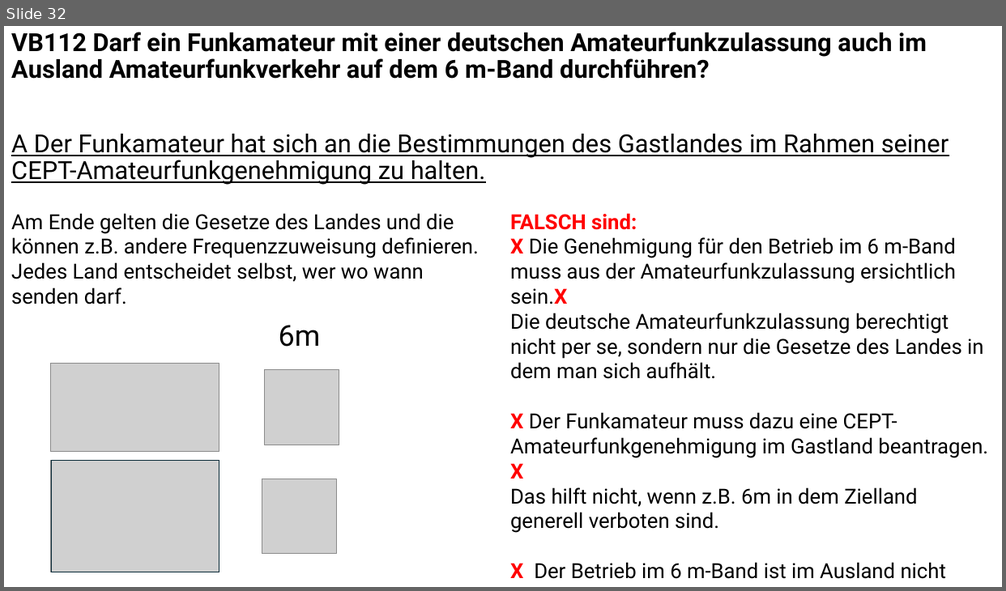
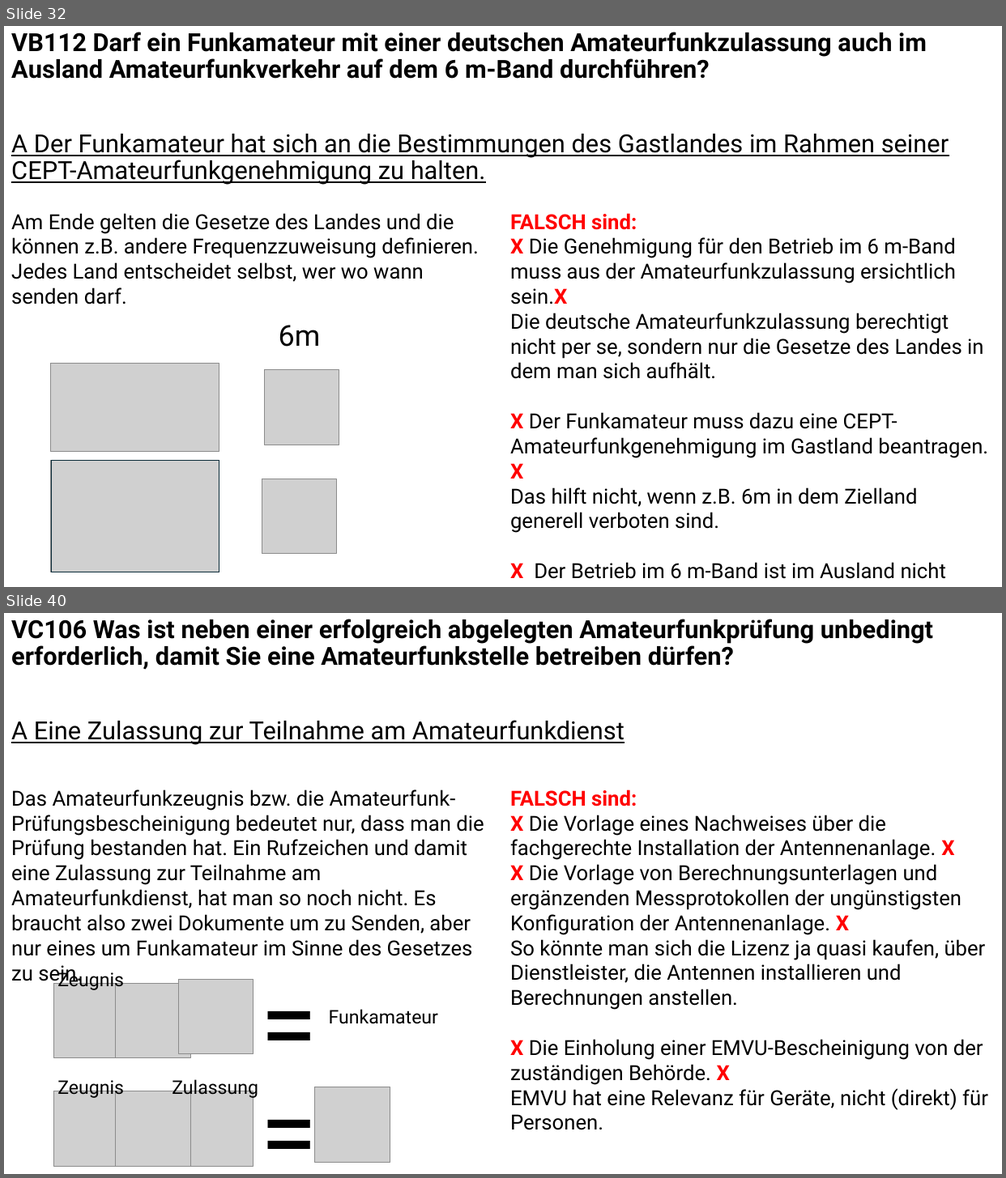
Before and after one commit to Nothinel/Lichtblicke_Amateurfunk, a slide deck: Kenntnisse_von_Vorschriften/Lichtblicke_Kenntnisse_von_Vorschriften.pptx. Shown one above the other, each under a label of ours: slide 32 before the commit, slides 32 and 40 after it; the slides between them are not shown. The pictures are 1006x591 and 1006x1178 pixels, drawn with LibreOffice and Linux fonts; fonts in the diff are those of the drawing; grey boxes stand for pictures. Boxes give left, top, right and bottom in pixels: in the first picture for what was removed or moved away, otherwise in the second. Text is boxed around its words. In the diff, an @@ line names an element or a change of style, - is before the commit and + after.

```diff
--- a/Kenntnisse_von_Vorschriften/Lichtblicke_Kenntnisse_von_Vorschriften.pptx
+++ b/Kenntnisse_von_Vorschriften/Lichtblicke_Kenntnisse_von_Vorschriften.pptx
@@ slide 40 added at bbox=[4, 613, 1002, 1174], background #FFFFFF @@
@@ text added at bbox=[11, 619, 933, 745], 24 pt, text #000000, bold @@
+VC106 Was ist neben einer erfolgreich abgelegten Amateurfunkprüfung unbedingt erforderlich, damit Sie eine Amateurfunkstelle betreiben dürfen?
+A Eine Zulassung zur Teilnahme am Amateurfunkdienst
@@ text added at bbox=[11, 790, 484, 956], 20 pt, text #000000 @@
+Das Amateurfunkzeugnis bzw. die Amateurfunk-Prüfungsbescheinigung bedeutet nur, dass man die Prüfung bestanden hat. Ein Rufzeichen und damit eine Zulassung zur Teilnahme am Amateurfunkdienst, hat man so noch nicht. Es braucht also zwei Dokumente um zu Senden, aber nur eines um Funkamateur im Sinne des Gesetzes zu sein.
@@ text added at bbox=[510, 790, 988, 1131], 20 pt, text #000000 @@
+FALSCH sind:
+X Die Vorlage eines Nachweises über die fachgerechte Installation der Antennenanlage. X
+X Die Vorlage von Berechnungsunterlagen und ergänzenden Messprotokollen der ungünstigsten Konfiguration der Antennenanlage. X
+So könnte man sich die Lizenz ja quasi kaufen, über Dienstleister, die Antennen installieren und Berechnungen anstellen.
+X Die Einholung einer EMVU-Bescheinigung von der zuständigen Behörde. X
+EMVU hat eine Relevanz für Geräte, nicht (direkt) für Personen.
@@ group added at bbox=[53, 954, 438, 1174]: 7 pictures, 6 texts @@
+=
+=
+Zeugnis
+Zeugnis
+Zulassung
+Funkamateur
```
Also in this commit, not shown: 8 other slides added, 2 other files.
